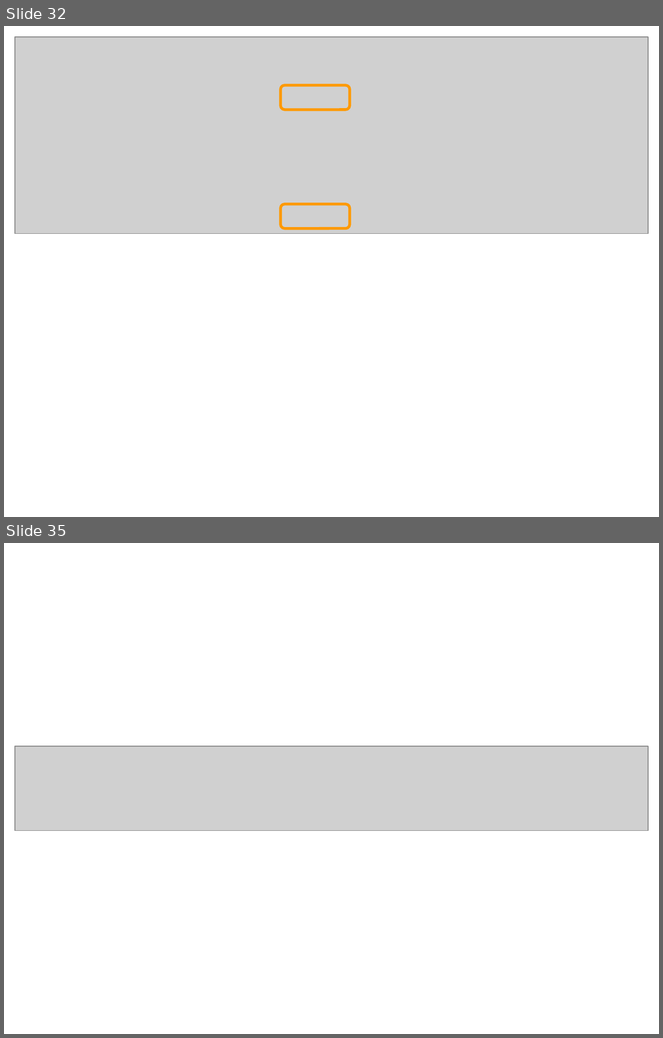
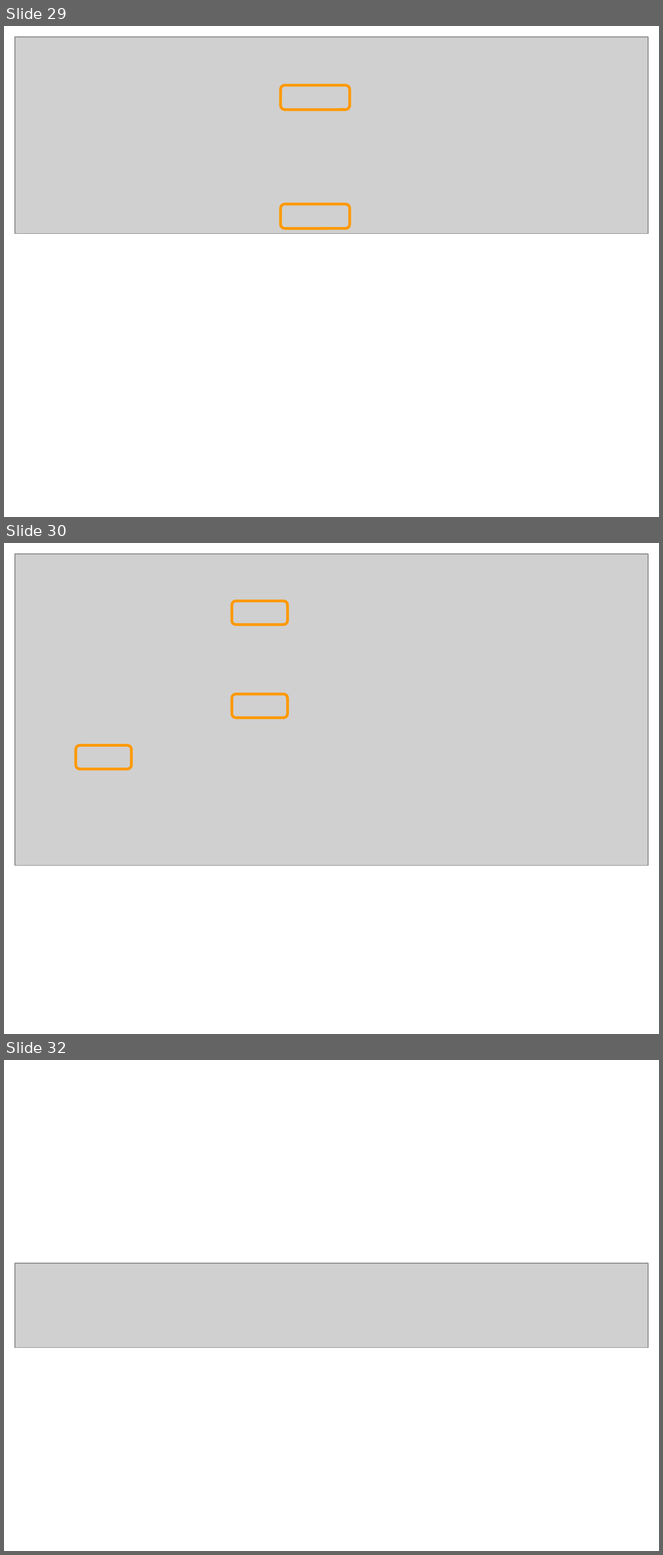
Before and after one commit to csbridge/csbridge2020, a slide deck: docs/slides/Lecture9.pptx. Shown one above the other, each under a label of ours: slides 32 and 35 before the commit, slides 29, 30 and 32 after it; the slides between them are not shown. The pictures are 663x1038 and 663x1555 pixels, drawn with LibreOffice and Linux fonts; fonts in the diff are those of the drawing; grey boxes stand for pictures. Boxes give left, top, right and bottom in pixels: in the first picture for what was removed or moved away, otherwise in the second. Text is boxed around its words. In the diff, an @@ line names an element or a change of style, - is before the commit and + after.

```diff
--- a/docs/slides/Lecture9.pptx
+++ b/docs/slides/Lecture9.pptx
@@ slide 30 added at (4,543,659,1034), background #FFFFFF @@
@@ picture added at (15,554,649,866) @@
@@ rounded rectangle added at (232,601,288,624), outline #FF9900 3 pt @@
@@ rounded rectangle added at (232,694,288,718), outline #FF9900 3 pt @@
@@ rounded rectangle added at (76,745,132,769), outline #FF9900 3 pt @@
@@ what was slide 32 is now slide 29 @@
@@ what was slide 35 is now slide 32 @@
```
Also in this commit, not shown: 10 slides changed, 4 other slides added, 8 slides removed, 5 other files.
